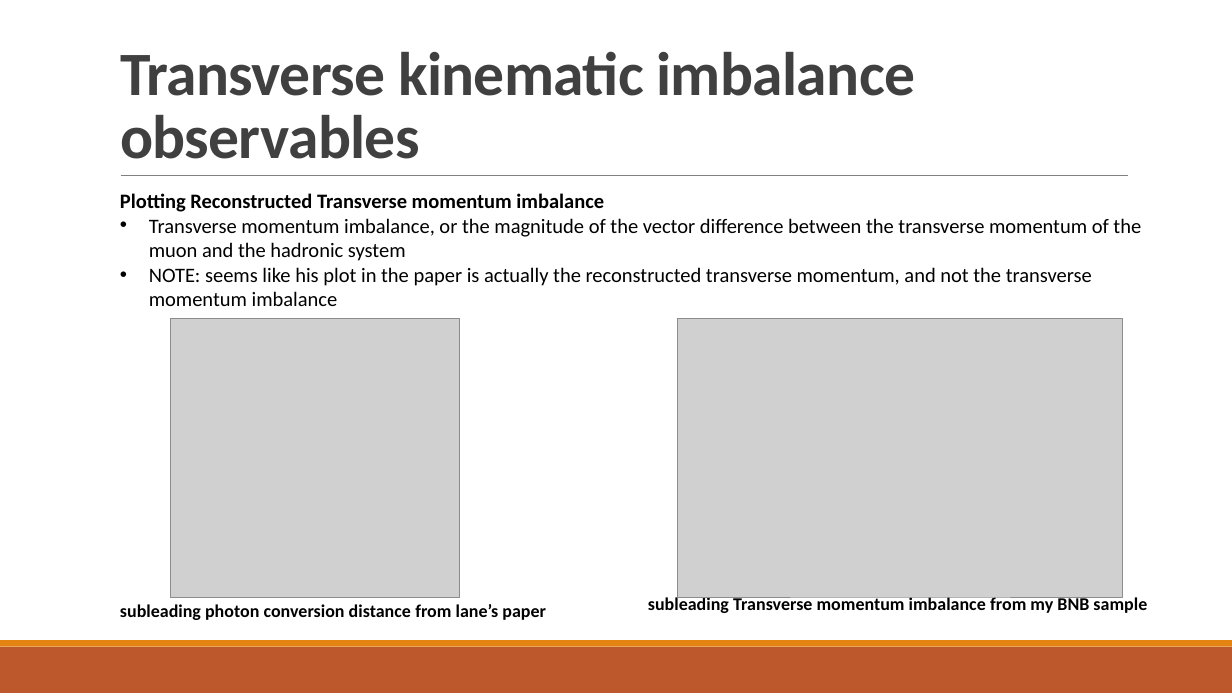
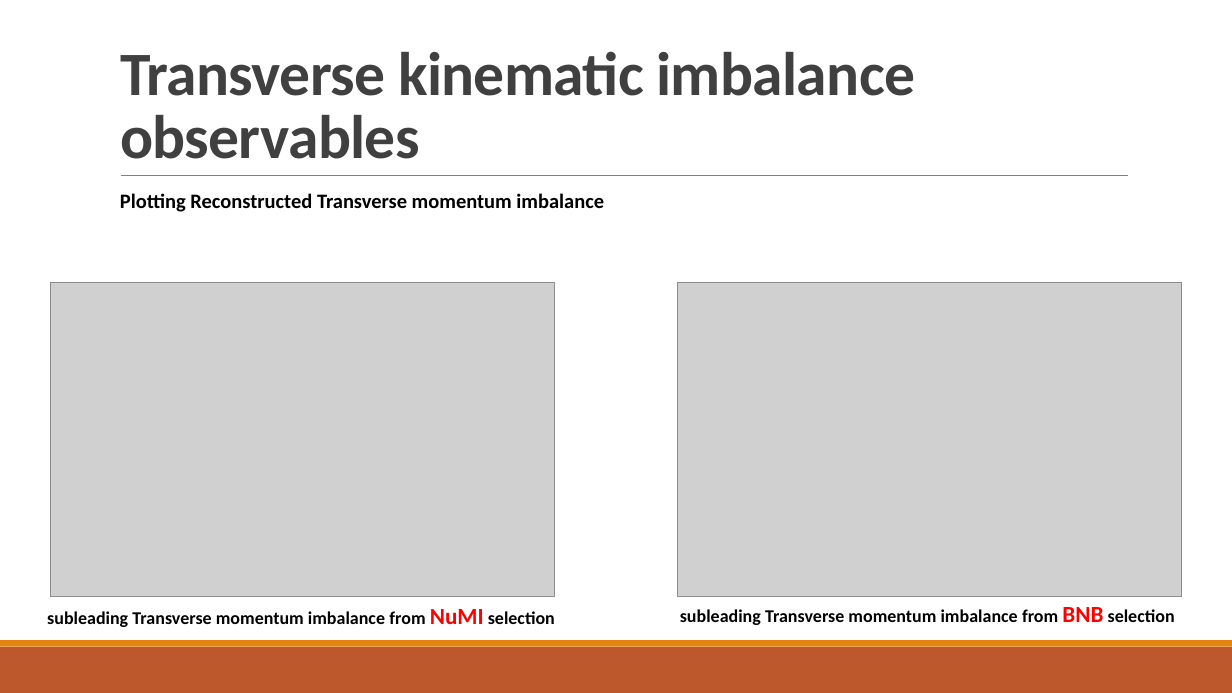
Before and after one commit to jordongalaxy-max/FYP_PYTHON_REAL, a slide deck: slide 21 of Update_Slides/FYP_Weekly_Update_Slides_12March.pptx. Drawn at 1232x693 pixels with LibreOffice and Linux fonts; fonts in the diff are those of the drawing; grey boxes stand for pictures. Boxes give left, top, right and bottom in pixels: in the first picture for what was removed or moved away, otherwise in the second. Text is boxed around its words. In the diff, an @@ line names an element or a change of style, - is before the commit and + after.

```diff
--- a/Update_Slides/FYP_Weekly_Update_Slides_12March.pptx
+++ b/Update_Slides/FYP_Weekly_Update_Slides_12March.pptx
@@ text at box(149, 218, 1141, 306): paragraphs removed @@
-• Transverse momentum imbalance, or the magnitude of the vector diﬀerence between the transverse momentum of the muon and the hadronic system
-• NOTE: seems like his plot in the paper is actually the reconstructed transverse momentum, and not the transverse momentum imbalance
@@ picture: place and size @@
-picture at box(171, 318, 460, 598)
+picture at box(50, 283, 554, 598)
@@ picture: place and size @@
-picture at box(678, 318, 1123, 597)
+picture at box(678, 283, 1182, 598)
@@ text at box(47, 609, 555, 627): text changed @@
-subleading photon conversion distance from lane’s paper
+subleading Transverse momentum imbalance from NuMI selection
@@ text at box(680, 607, 1175, 625): text changed @@
-subleading Transverse momentum imbalance from my BNB sample
+subleading Transverse momentum imbalance from BNB selection
```
Also in this commit, not shown: 24 other slides changed, 9 other files.
